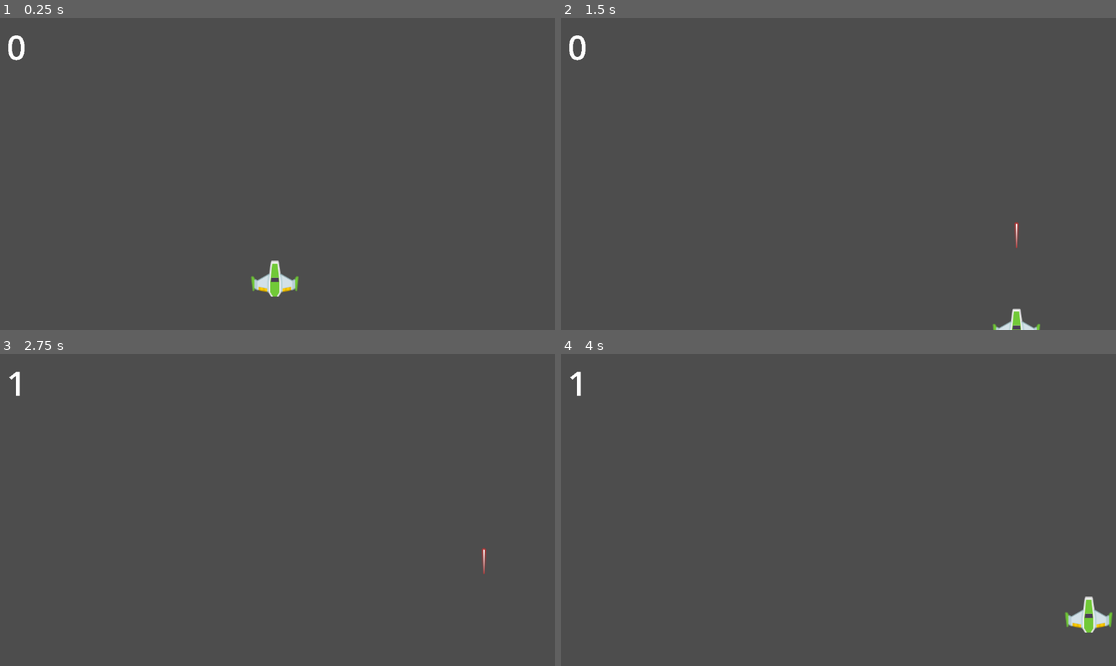
Above: before the commit, frames 1-4 (two rows, left to right).
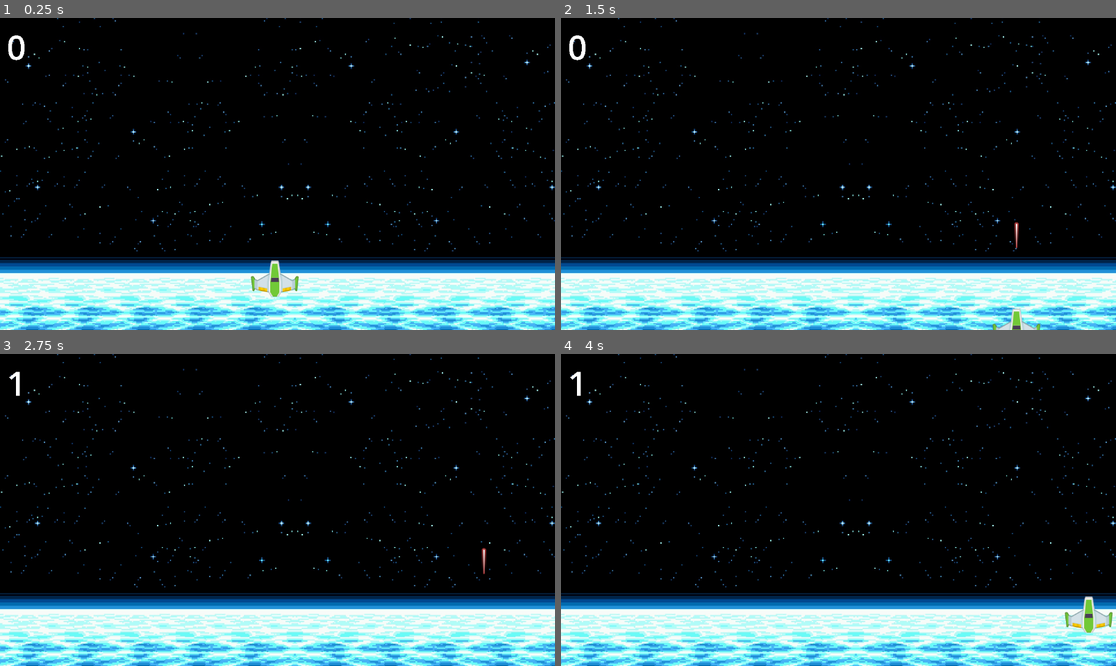
Above: after the commit, the same moments.

Repository: egreenfield323/shoot-em-up-game
Game: Godot game, scene res://Scenes/game.tscn
Two runs of this game, one before a commit and one after it. Both use one fixed random seed, a clock stepped at 60 frames per second and the inputs below.
Inputs:
- Up to frame 1 (0.25 s): no input
- Up to frame 2 (1.5 s): tap Enter at 0.5 s; hold Right (right) 0.53-1.28 s; tap Space (shoot) at 0.6, 1.35 s; hold Down (down) from 1.28 s (still down)
- Up to frame 3 (2.75 s): release Down (down) at 2.03 s; hold Right (right) from 2.03 s (still down); tap Space (shoot) at 2.1 s
- Up to frame 4 (4 s): tap Space (shoot) at 2.75, 2.85, 3.6 s; release Right (right) at 2.78 s; hold Up (up) 2.78-3.53 s; hold Left (left) from 3.53 s (still down)

The runs differ from the first frame. In frame 1, 99% of the frame differs, in the area x 0-100%, y 0-100%; in frame 2, 100%; in frame 3, 100%; in frame 4, 99%.

Commit message:
Add game background
Added a space game background that scales with the window size

Diff:
--- a/shoot-em-up/Scenes/game.tscn
+++ b/shoot-em-up/Scenes/game.tscn
@@ -1,12 +1,16 @@
-[gd_scene load_steps=5 format=3 uid="uid://dl1kgkmumeuhd"]
+[gd_scene load_steps=6 format=3 uid="uid://dl1kgkmumeuhd"]
 
 [ext_resource type="Script" path="res://Scripts/game.gd" id="1_r24ax"]
 [ext_resource type="PackedScene" uid="uid://dqgxl4pmpyyfn" path="res://Scenes/player.tscn" id="1_x3kk8"]
 [ext_resource type="Script" path="res://Scripts/enemy_spawner.gd" id="2_ejc6x"]
 [ext_resource type="PackedScene" uid="uid://bpnapjdhg87or" path="res://Scenes/enemy.tscn" id="3_uu73q"]
+[ext_resource type="Texture2D" uid="uid://bm7dkuhuvhyih" path="res://Assets/space_bg.jpg" id="5_1y64g"]
 
 [node name="game" type="Node"]
 script = ExtResource("1_r24ax")
+
+[node name="world_background" type="Sprite2D" parent="."]
+texture = ExtResource("5_1y64g")
 
 [node name="Player" parent="." instance=ExtResource("1_x3kk8")]
 position = Vector2(571, 542)
--- a/shoot-em-up/Scripts/game.gd
+++ b/shoot-em-up/Scripts/game.gd
@@ -5,3 +5,12 @@
 func incrementScore():
 	score += 1
 	get_node("score").text = str(score)
+
+func _process(delta: float) -> void:
+	var scaleX = DisplayServer.window_get_size().x / $world_background.texture.get_size().x
+	var scaleY = DisplayServer.window_get_size().y / $world_background.texture.get_size().y
+
+	$world_background.set_scale(Vector2(scaleX, scaleY))
+	$world_background.position = Vector2((DisplayServer.window_get_size().x) / 2,(DisplayServer.window_get_size().y) / 2)
+
+	pass
Binary file added: shoot-em-up/Assets/space_bg.jpg
Not shown, added: shoot-em-up/Assets/space_bg.jpg.import
